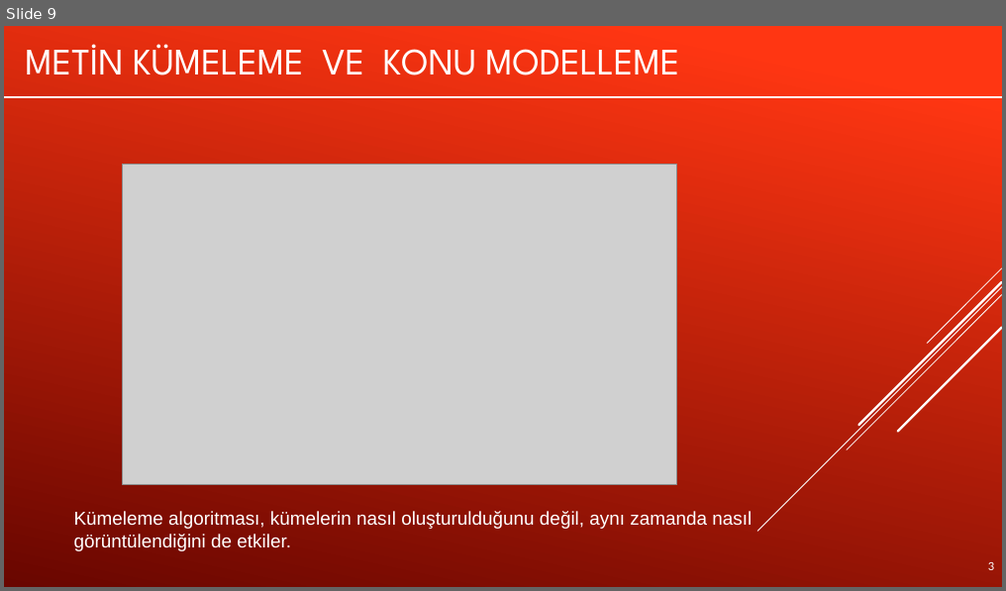
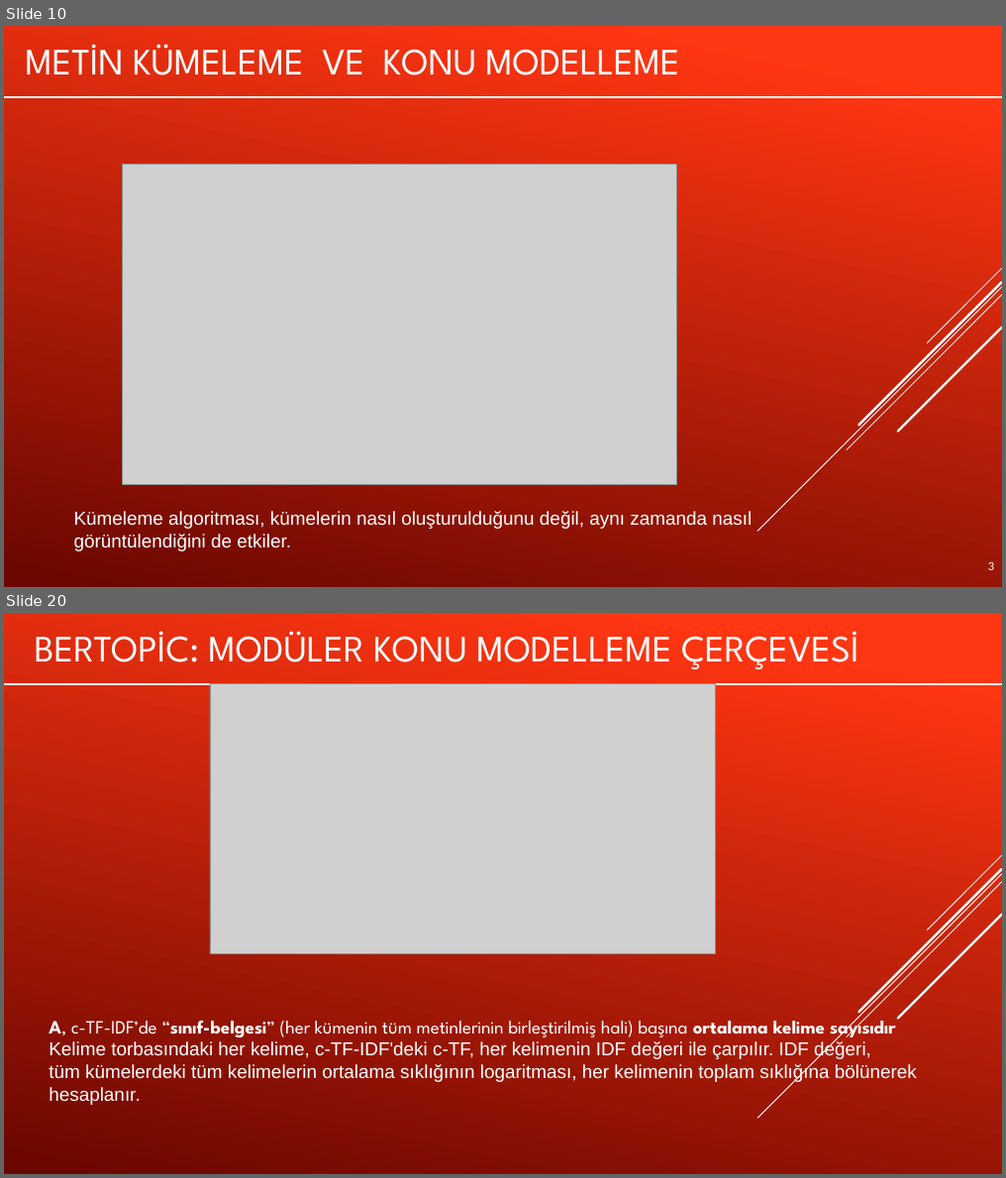
Before and after one commit to muratsimsek003/YZM423_LLM, a slide deck: LLMWEEK5.pptx. Shown one above the other, each under a label of ours: slide 9 before the commit, slides 10 and 20 after it; the slides between them are not shown. The pictures are 1006x591 and 1006x1178 pixels, drawn with LibreOffice and Linux fonts; fonts in the diff are those of the drawing; grey boxes stand for pictures. Boxes give left, top, right and bottom in pixels: in the first picture for what was removed or moved away, otherwise in the second. Text is boxed around its words. In the diff, an @@ line names an element or a change of style, - is before the commit and + after.

```diff
--- a/LLMWEEK5.pptx
+++ b/LLMWEEK5.pptx
@@ slide 20 added at bbox=[4, 613, 1002, 1174], background gradient #FF3712 to #6A0600; not listed: 5 template elements that a slide beside it also shows @@
@@ title added at bbox=[208, 631, 859, 669], 36 pt, text #FFFFFF @@
+BERTOPIC: MODÜLER KONU MODELLEME ÇERÇEVESI
@@ freeform shape added at bbox=[4, 684, 1002, 684], outline #FFFFFF 2 pt @@
@@ picture added at bbox=[210, 684, 715, 954] @@
@@ text added at bbox=[49, 1014, 917, 1105], 18 pt, text #FFFFFF @@
+A, c-TF-IDF’de “sınıf-belgesi” (her kümenin tüm metinlerinin birleştirilmiş hali) başına ortalama kelime sayısıdır
+Kelime torbasındaki her kelime, c-TF-IDF'deki c-TF, her kelimenin IDF değeri ile çarpılır. IDF değeri,
+tüm kümelerdeki tüm kelimelerin ortalama sıklığının logaritması, her kelimenin toplam sıklığına bölünerek hesaplanır.
@@ what was slide 9 is now slide 10 @@
```
Also in this commit, not shown: 1 slide changed, 13 other slides added.
